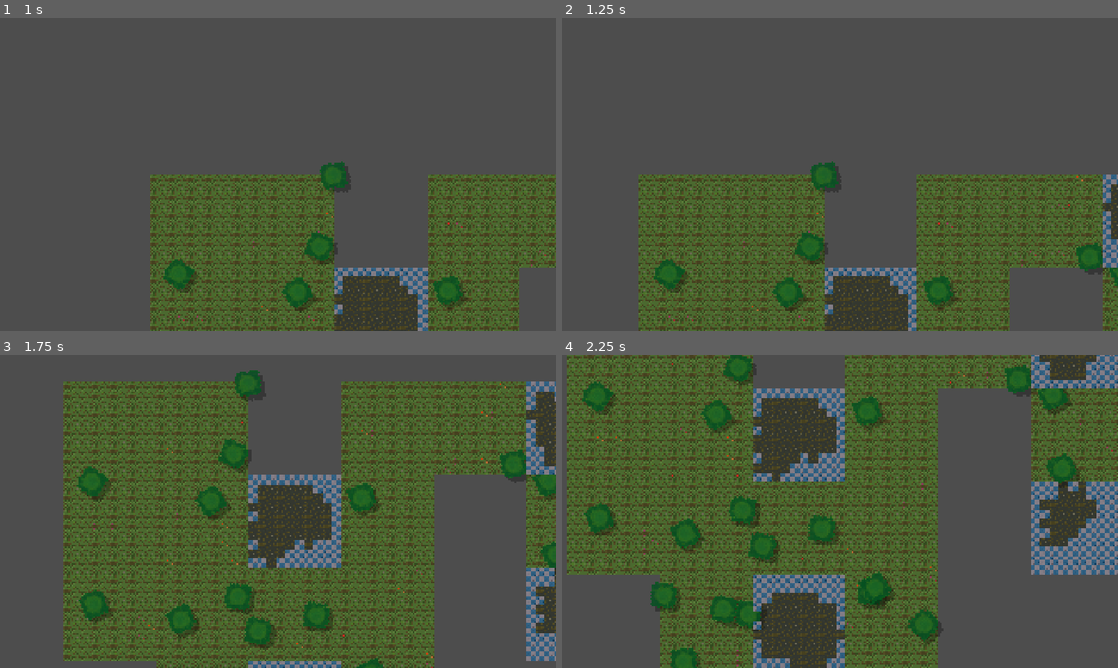
Above: before the commit, frames 1-4 (two rows, left to right).
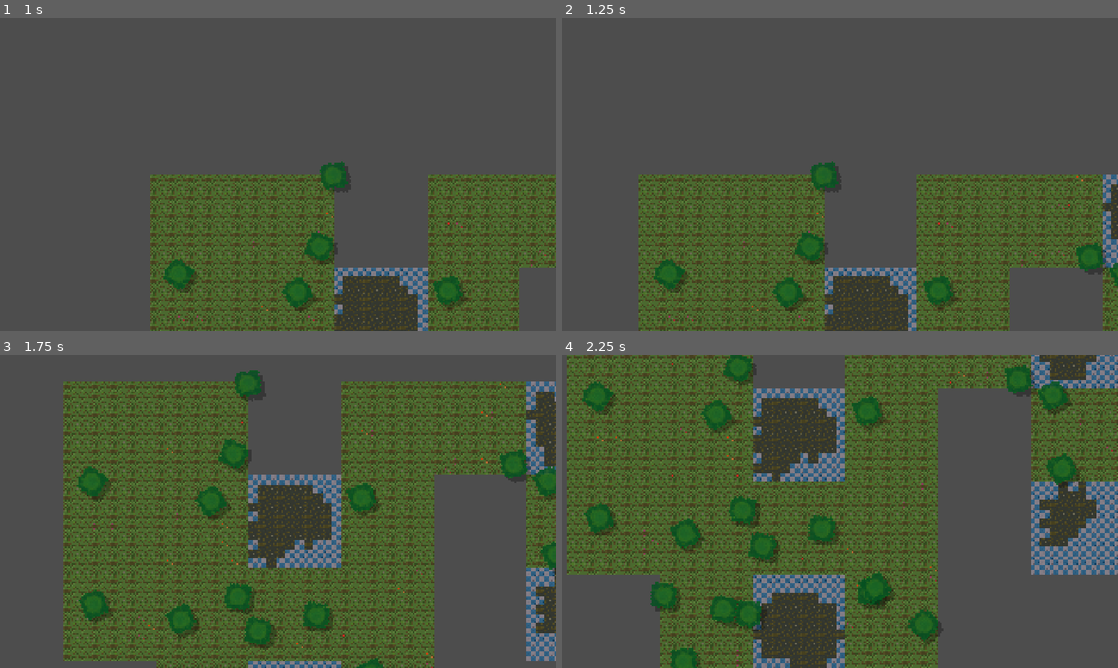
Above: after the commit, the same moments.

Repository: mark4pro/rogue-like
Game: Godot game, scene res://worldGen/testGen.tscn
Two runs of this game, one before a commit and one after it. Both use one fixed random seed, a clock stepped at 60 frames per second and the inputs below.
Inputs (mouse positions are in pixels of both pictures, inside the frame that each line leads up to):
- Up to frame 1 (1 s): tap Enter at 0.5 s; move the mouse to (400, 158) at 0.52 s; hold D (right) from 0.53 s (still down); tap F6 (free_cam) at 0.6 s; click (400, 158) at 0.67 s
- Up to frame 2 (1.25 s): keep holding D (right)
- Up to frame 3 (1.75 s): move the mouse to (166, 527) at 1.27 s; release D (right) at 1.28 s; hold S (down) from 1.28 s (still down); tap Ctrl (roll) at 1.35 s
- Up to frame 4 (2.25 s): move the mouse to (895, 442) at 2.02 s; release S (down) at 2.03 s; hold D (right) from 2.03 s (still down); hold Shift (sprint) from 2.03 s (still down)

Frame 1 is identical in both runs. In frame 2, less than 0.1% of the frame differs, in the area x 97-100%, y 74-80%; in frame 3, 0.1%; in frame 4, 0.2%, in the area x 34-93%, y 5-88%.

Commit message:
layer fixes and wall collisions

Diff:
--- a/Assets/prefabs/player.tscn
+++ b/Assets/prefabs/player.tscn
@@ -92,6 +92,7 @@
 bg_color = Color(0.7901416, 0.51239294, 0.5351781, 1)
 
 [node name="Player" type="RigidBody2D" unique_id=2014763879 groups=["Player"]]
+z_index = 3
 gravity_scale = 0.0
 lock_rotation = true
 script = ExtResource("1_fj04p")
--- a/Assets/tilesets/forest_test.tres
+++ b/Assets/tilesets/forest_test.tres
@@ -19,10 +19,12 @@
 4:1/0 = 0
 5:1/0 = 0
 0:2/0 = 0
+0:2/0/physics_layer_0/polygon_0/points = PackedVector2Array(-16, -16, 16, -16, 16, 16, -16, 16)
 1:2/0 = 0
 2:2/0 = 0
 3:2/0 = 0
 
 [resource]
 tile_size = Vector2i(32, 32)
+physics_layer_0/collision_layer = 1
 sources/0 = SubResource("TileSetAtlasSource_fw4o0")
--- a/worldGen/scripts/worldgen.gd
+++ b/worldGen/scripts/worldgen.gd
@@ -58,7 +58,7 @@
 
 	var trees : Node2D = Node2D.new()
 	trees.name = "Trees"
-	trees.z_index = 2
+	trees.z_index = 4
 	parent.add_child(trees)
 	newLayers.trees = trees
 
